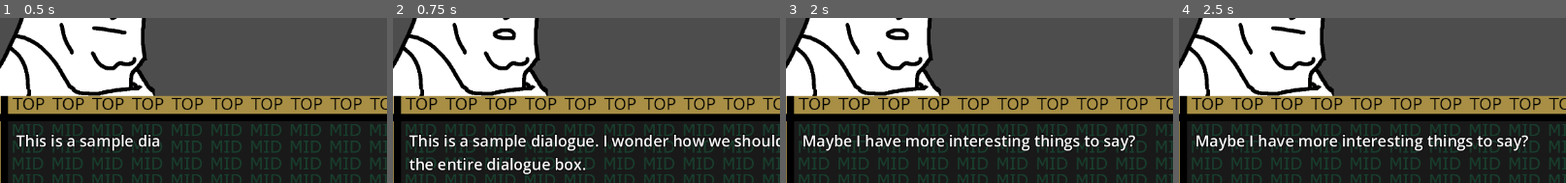
Above: before the commit, frames 1-4 (left to right).
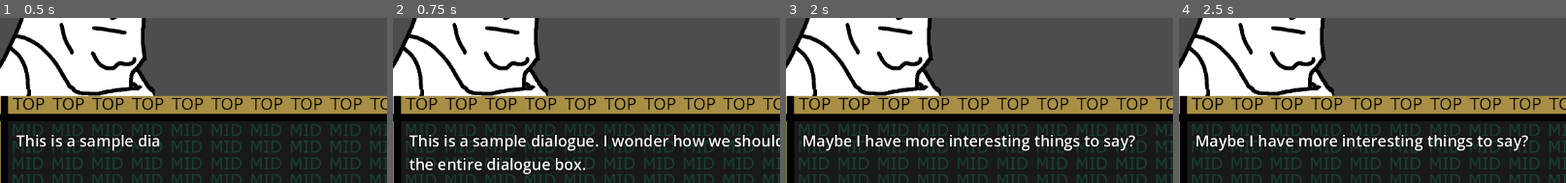
Above: after the commit, the same moments.

Repository: SamBumgardner/godot-4-dialogue-cutscene
Game: Godot game, scene res://Dialogue/DialogueCutscene.tscn
The game is run twice, just before and just after one commit, with the same random seed, the same clock (stepped at 60 frames per second) and the same inputs. The project has no main scene, so this scene is started directly.
Inputs:
- Up to frame 1 (0.5 s): no input
- Up to frame 2 (0.75 s): tap Enter (ui_accept) at 0.5 s
- Up to frame 3 (2 s): tap Enter (ui_accept) at 0.77, 1.52 s
- Up to frame 4 (2.5 s): no input
The pictures show only the part of the screen within x 2-52%, y 28-78%; the shares and areas given below are measured in that part.

Frame 1 is identical in both runs. In frame 2, 0.4% of the frame differs, in the area x 23-33%, y 4-14%; in frame 3, 0.4%; in frame 4, nothing differs.

Commit message:
refactor dialogue event triggers
Now dialogue box can report when talking starts & stops as well as when individual characters are revealed - info that's useful for coordinating sound effects and animation. The dialogue box as a whole is responsible for reporting when a new dialogue unit starts, which helps the cutscene class keep track of what part of the cutscene we're currently in.

Might be a good idea to have some concept of different components 'driving' the cutscene, dictating timing, etc. probably won't go that far in the interest of actually doing something with this, though.

Diff:
--- a/Dialogue/Dialogue.gd
+++ b/Dialogue/Dialogue.gd
@@ -2,16 +2,30 @@
 
 class_name Dialogue
 
-signal text_revealed
+signal is_talking_changed
+signal non_whitespace_char_revealed
 
 var not_whitespace_regex : RegEx = RegEx.new()
+var visible_characters_set : bool = false
+var is_talking
 
 func _ready():
 	not_whitespace_regex.compile("\\S")
 
 func _set(property, value):
 	if(property == "visible_characters"):
+		visible_characters_set = true
 		if value != visible_characters:
 			var revealed_characters = text.substr(visible_characters, value - visible_characters)
 			if not_whitespace_regex.search(revealed_characters) != null:
-				text_revealed.emit()
+				non_whitespace_char_revealed.emit()
+
+func _process(_delta):
+	if visible_characters_set and !is_talking:
+		is_talking = true
+		is_talking_changed.emit(is_talking)
+	elif !visible_characters_set and is_talking:
+		is_talking = false
+		is_talking_changed.emit(is_talking)
+
+	visible_characters_set = false
--- a/Dialogue/DialogueCutscene.gd
+++ b/Dialogue/DialogueCutscene.gd
@@ -16,9 +16,9 @@
 	$Characters/AnimatedPortrait.sprite_frames = cutscene.characters[0].animations
 	audio_stream_randomizer.add_stream(0, cutscene.characters[0].voice, 1)
 
-	dialogue_display.dialogue_label.text_revealed.connect(_on_text_revealed, CONNECT_DEFERRED)
+	dialogue_display.dialogue_label.non_whitespace_char_revealed.connect(_on_text_revealed, CONNECT_DEFERRED)
+	dialogue_display.dialogue_label.is_talking_changed.connect(_on_is_talking_changed, CONNECT_DEFERRED)
 	dialogue_display.starting_dialogue_unit.connect(_on_starting_dialogue_unit)
-
 	current_script_page = -1
 	_attempt_scene_advance()
 
@@ -58,12 +58,15 @@
 
 func _on_text_revealed():
 	$AudioStreamPlayer.play()
+	# tell mouth to animate movement
 
-func _on_starting_dialogue_unit(starting_step_i : int, is_delay : bool) -> void:
-	if is_delay:
+func _on_starting_dialogue_unit(starting_step_i : int) -> void:
+	current_unit_i = starting_step_i
+
+func _on_is_talking_changed(is_talking : bool) -> void:
+	if !is_talking:
 		_animate_talking("neutral")
 	else:
-		current_unit_i += 1
 		_animate_talking(dialogue_units[current_unit_i].animation_name)
 
 func _animate_talking(animation_name : String) -> void:
--- a/Dialogue/DialogueDisplay.gd
+++ b/Dialogue/DialogueDisplay.gd
@@ -8,7 +8,8 @@
 
 @onready var dialogue_label : Label = $TextAnchor/Dialogue
 @onready var text_appear_tween : Tween
-var _is_delay_step : Array[bool]
+
+var current_dialogue_unit : int
 
 func attempt_dialogue_advance() -> bool:
 	if text_appear_tween != null and text_appear_tween.is_running():
@@ -20,32 +21,27 @@
 func display_dialogue(dialogue_units : Array[DialogueUnit]) -> void:
 	$DialogueAdvanceArrow.hide()
 
+	current_dialogue_unit = -1
 	var text_to_show = ""
 	dialogue_label.visible_characters = 0
-	_is_delay_step = []
 
 	text_appear_tween = create_tween()
-	text_appear_tween.step_finished.connect(_dialogue_tween_step_finished, CONNECT_DEFERRED)
 	for i in dialogue_units.size():
 		var unit : DialogueUnit = dialogue_units[i]
 		text_to_show += unit.text
 		if unit.delay_before > 0:
 			text_appear_tween.tween_interval(unit.delay_before)
-			_is_delay_step.push_back(true)
+		text_appear_tween.tween_callback(_starting_new_dialogue_unit)
 		text_appear_tween.tween_property(
 			dialogue_label, "visible_characters", text_to_show.length(),
 			unit.text.length() * SEC_PER_CHAR / unit.speed_mult)
-		_is_delay_step.push_back(false)
 		if unit.delay_after > 0:
 			text_appear_tween.tween_interval(unit.delay_after)
-			_is_delay_step.push_back(true)
 
 	text_appear_tween.finished.connect($DialogueAdvanceArrow.show, CONNECT_ONE_SHOT)
 
 	dialogue_label.text = text_to_show
-	starting_dialogue_unit.emit(0, _is_delay_step[0])
 
-func _dialogue_tween_step_finished(finished_step_index : int):
-	if text_appear_tween.is_running():
-		var next_step_i = finished_step_index + 1
-		starting_dialogue_unit.emit(next_step_i, _is_delay_step[next_step_i])
+func _starting_new_dialogue_unit():
+		current_dialogue_unit += 1
+		starting_dialogue_unit.emit(current_dialogue_unit)
